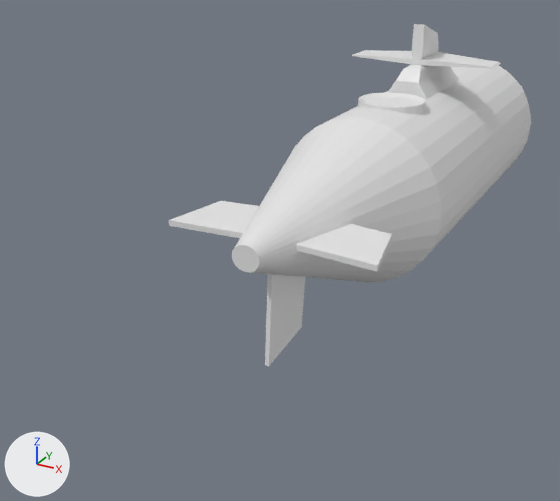
The Blender file model/submarine.blend, before and after one commit.
Camera for both pictures: a camera (50 mm lens) standing at (3.31, -10.0, 3.12) and looking at (-0.81, -2.53, -0.62). Lighting does not change. The marker at lower left points along +X, +Y and +Z.

Objects in the first picture: 'Cube.001', 'fin', 'fin.001', 'hatch', 'hull'.
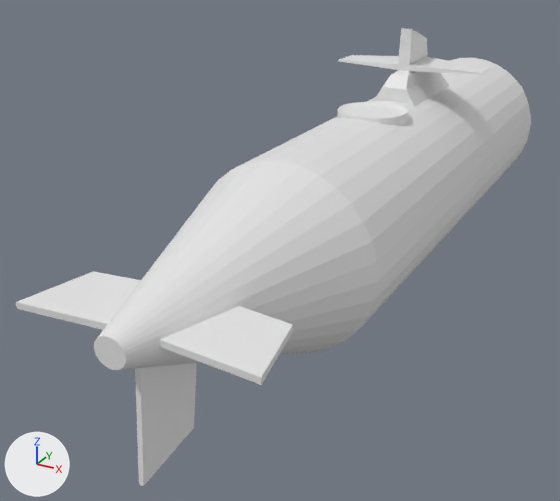
Boxes [x1, y1, x2, y2] around the edits, measured in the pictures (560 x 501 px):
'hull', reshaped (46% wider, 39% taller): before [232, 58, 531, 282]; after [94, 58, 531, 370]
'fin', moved: before [169, 201, 392, 272]; after [16, 271, 293, 385]
'fin.001', moved: before [265, 274, 306, 366]; after [135, 363, 197, 486]
'Cube.001', moved: before [352, 24, 501, 99]; after [338, 28, 492, 107]
'hatch', moved: before [358, 92, 425, 114]; after [338, 102, 408, 125]

Diff of the bpy script that builds the scene:
```diff
--- a/model/submarine.blend.py
+++ b/model/submarine.blend.py
@@ me_cylinder @@
 me_cylinder.from_pydata(...)  # 96 vertices, 66 faces, 1 loose edge; spans x -1.0..1.0, y -1.0..1.0, z -1.0..2.13
 # used by ob_hull; location = (0.0, 0.09, 0.0); rotation_euler = (1.571, 0.0, 0.0), in degrees (90, 0, 0); scale = (1.0, 1.0, 2.21)
+# me_cylinder part 1: all 64 vertices in x -1.0..1.0, y -1.0..1.0, z 1.0..2.13 are moved by (0.0, 0.0, 0.83)
@@ ob_fin @@
 ob_fin = bpy.data.objects.new('fin', me_cube_001)
-ob_fin.location = (0.0, 0.0, 0.0)
+ob_fin.location = (0.0, -2.0, 0.0)
@@ ob_fin_001 @@
 ob_fin_001 = bpy.data.objects.new('fin.001', me_cube_003)
-ob_fin_001.location = (0.0, 0.0, 0.0)
+ob_fin_001.location = (0.0, -2.0, 0.0)
@@ ob_hatch @@
 ob_hatch = bpy.data.objects.new('hatch', me_cylinder_001)
-ob_hatch.location = (0.0, -1.2, 0.97)
+ob_hatch.location = (0.0, -1.79, 0.97)
 ob_hatch.scale = (0.4, 0.4, 0.06)
@@ ob_cube_001 @@
 ob_cube_001 = bpy.data.objects.new('Cube.001', me_cube)
-ob_cube_001.location = (0.0, 0.0, 1.14)
+ob_cube_001.location = (0.0, -0.45, 1.14)
 ob_cube_001.scale = (0.28, 0.692, 0.214)
```
